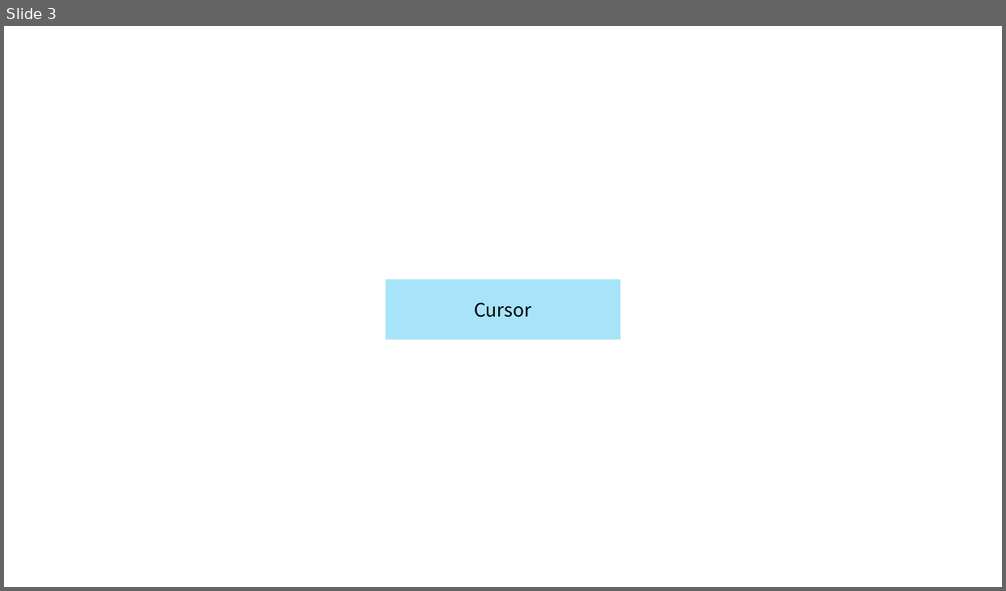
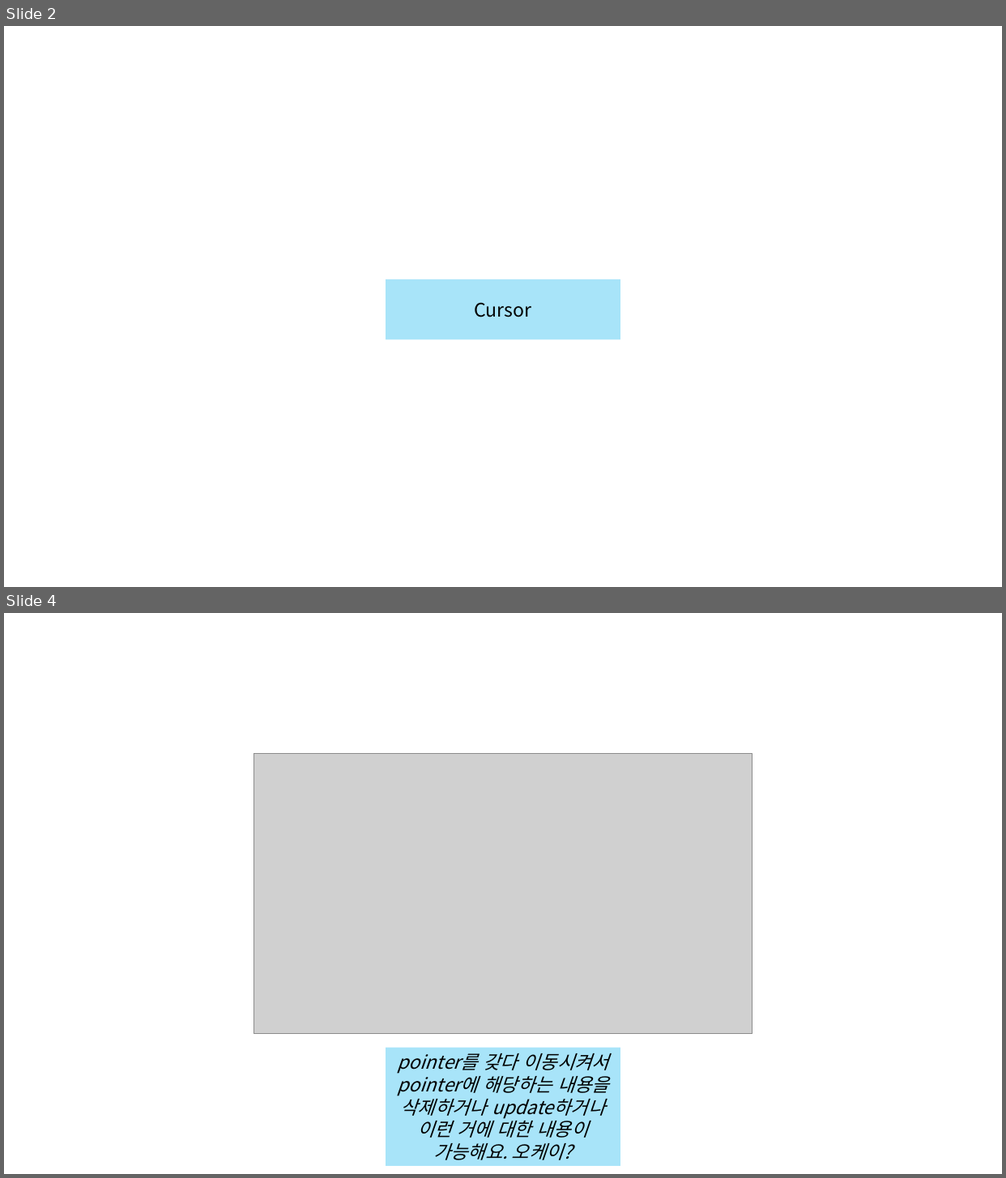
Before and after one commit to Linea89kr/classSIAT, a slide deck: 99. Lecture note in ppt/12. IndexedDB3.pptx. Shown one above the other, each under a label of ours: slide 3 before the commit, slides 2 and 4 after it; the slides between them are not shown. The pictures are 1006x591 and 1006x1178 pixels, drawn with LibreOffice and Linux fonts; fonts in the diff are those of the drawing; grey boxes stand for pictures. Boxes give left, top, right and bottom in pixels: in the first picture for what was removed or moved away, otherwise in the second. Text is boxed around its words. In the diff, an @@ line names an element or a change of style, - is before the commit and + after.

```diff
--- a/99. Lecture note in ppt/12. IndexedDB3.pptx
+++ b/99. Lecture note in ppt/12. IndexedDB3.pptx
@@ slide 4 added at box(4, 613, 1002, 1174), background #FFFFFF @@
@@ picture added at box(254, 754, 752, 1033) @@
@@ rectangle added at box(386, 1048, 620, 1166), fill #00B0F0 at 34% opacity, 18 pt, text #000000, italic @@
+pointer를 갖다 이동시켜서 pointer에 해당하는 내용을 삭제하거나 update하거나 이런 거에 대한 내용이 가능해요. 오케이?
@@ what was slide 3 is now slide 2 @@
```
Also in this commit, not shown: 3 other slides added, 1 slide removed, 6 other files.
